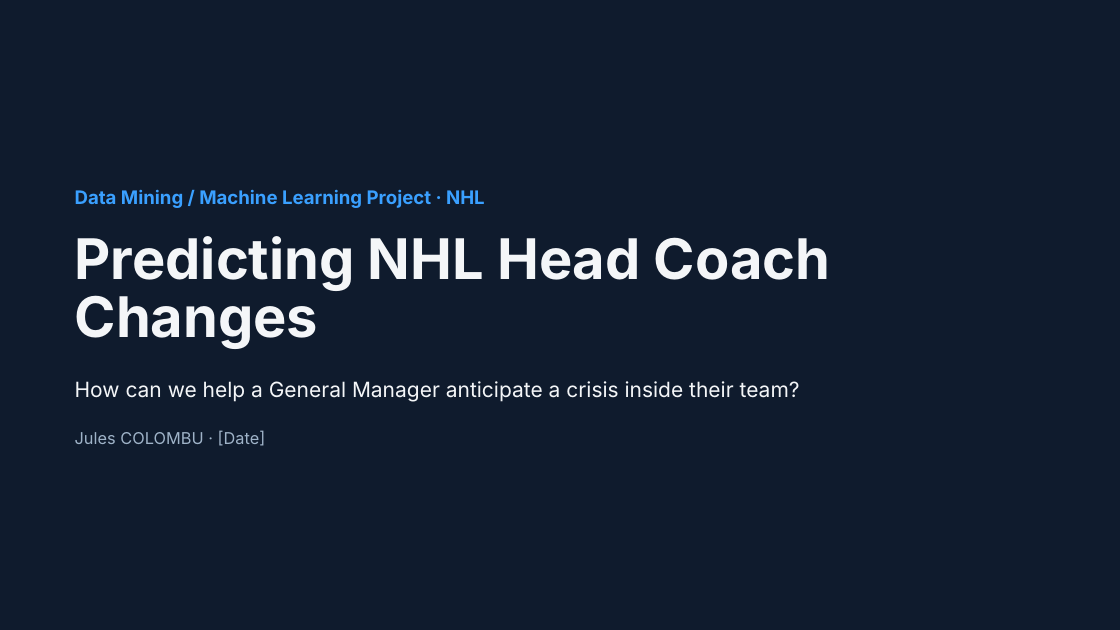
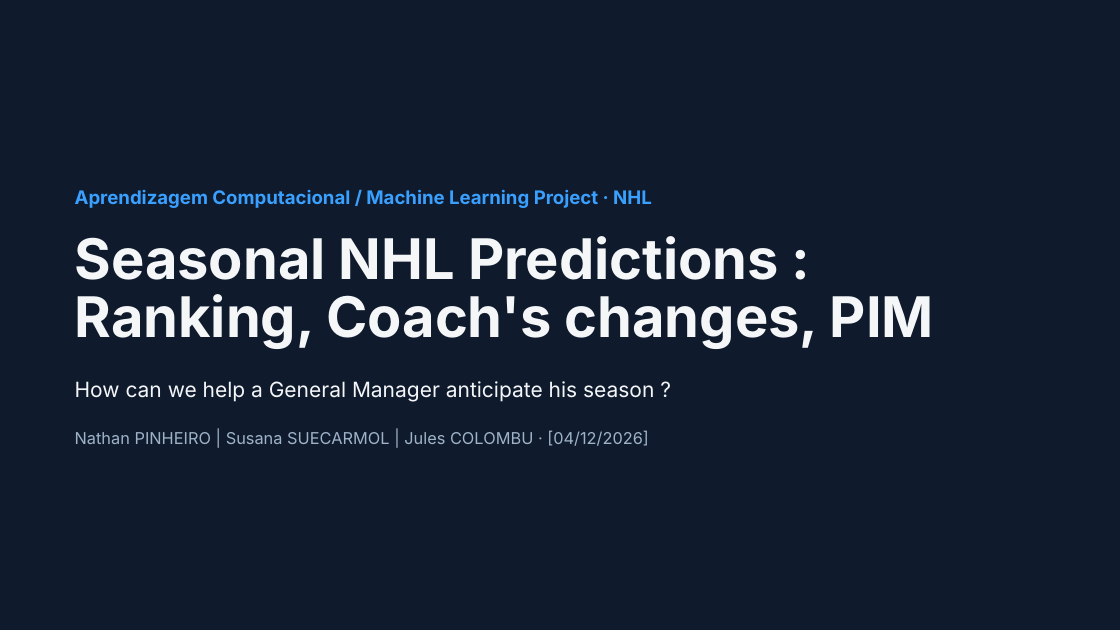
Before and after one commit to Nathan-Pinheiro/AC_hockey_predictions, a slide deck: slide 1 of Predicting NHL Head Coach Changes.pptx. Drawn at 1120x630 pixels with LibreOffice and Linux fonts; fonts in the diff are those of the drawing. Boxes give left, top, right and bottom in pixels: in the first picture for what was removed or moved away, otherwise in the second. Text is boxed around its words. In the diff, an @@ line names an element or a change of style, - is before the commit and + after.

```diff
--- a/Predicting NHL Head Coach Changes.pptx
+++ b/Predicting NHL Head Coach Changes.pptx
@@ text at bbox=[75, 189, 652, 208]: text changed @@
-Data Mining / Machine Learning Project · NHL
+Aprendizagem Computacional / Machine Learning Project · NHL
@@ title at bbox=[75, 236, 934, 349]: text changed @@
-Predicting NHL Head Coach Changes
+Seasonal NHL Predictions :
+Ranking, Coach's changes, PIM
@@ text at bbox=[75, 381, 654, 402]: text changed @@
-How can we help a General Manager anticipate a crisis inside their team?
+How can we help a General Manager anticipate his season ?
@@ text at bbox=[75, 431, 649, 446]: text changed @@
-Jules COLOMBU · [Date]
+Nathan PINHEIRO | Susana SUECARMOL | Jules COLOMBU · [04/12/2026]
```
Also in this commit, not shown: 11 other slides changed, 5 slides added, 2 other files.
